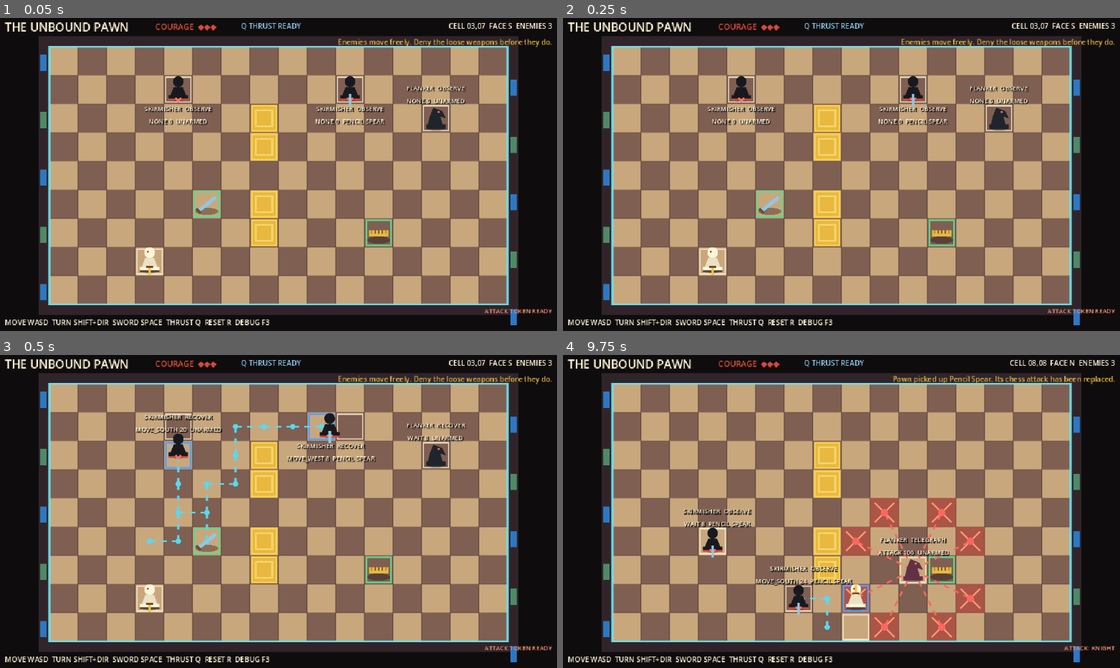
Above: before the commit, frames 1-4 (two rows, left to right).
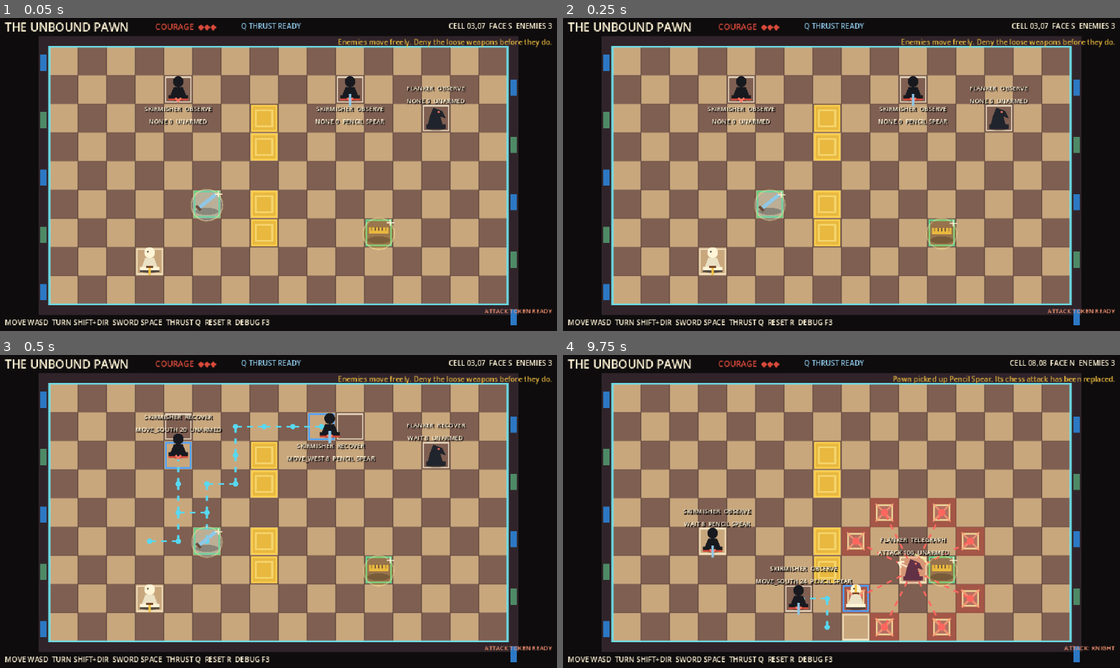
Above: after the commit, the same moments.

Repository: ThachCoder2k2/2d-hess-game-rpg
Game: Godot game, scene res://scenes/main.tscn
The game is run twice, just before and just after one commit, with the same random seed, the same clock (stepped at 60 frames per second) and the same inputs.
Inputs:
- Up to frame 1 (0.05 s): no input
- Up to frame 2 (0.25 s): no input
- Up to frame 3 (0.5 s): no input
- Up to frame 4 (9.75 s): hold D (move_right) 0.53-1.28 s; tap Space (attack) at 0.6, 1.35, 2.3, 2.85, 3.6, 4.55, 5.1, 5.85, 6.8, 7.35, 8.1, 9.05, 9.6 s; hold S (move_down) 1.28-2.03 s; hold D (move_right) 2.03-2.78 s; hold Shift (turn_mode) 2.03-2.78 s; hold W (move_up) 2.78-3.53 s; hold A (move_left) 3.53-5.03 s; tap Shift (turn_mode) at 4.35, 8.85 s; hold S (move_down) 5.03-5.78 s; hold D (move_right) 5.78-6.53 s; hold W (move_up) 6.53-7.28 s; hold Shift (turn_mode) 6.53-7.28 s; hold D (move_right) 7.28-8.03 s; hold S (move_down) 8.03-8.78 s; tap Enter at 8.75 s; hold A (move_left) 8.78-9.53 s; hold W (move_up) from 9.53 s (still down)

The runs differ from the first frame. In frame 1, 0.9% of the frame differs, in the area x 34-71%, y 54-75%; in frame 2, 0.7%; in frame 3, 0.7%; in frame 4, 1.2%, in the area x 50-76%, y 47-91%.

Commit message:
Improve enemy attack telegraph visuals

Diff:
--- a/scripts/actors/black_pawn.gd
+++ b/scripts/actors/black_pawn.gd
@@ -25,6 +25,7 @@
 	if state == State.TELEGRAPH:
 		fill = Color("#5a2025")
 	_draw_pixel_ellipse(Vector2(0, 9) + recoil, Vector2(10, 4), Color(0.05, 0.04, 0.05, 0.35))
+	_draw_attack_warning_aura()
 	draw_circle(Vector2(0, -9) + recoil, 6.0, fill)
 	draw_colored_polygon(PackedVector2Array([
 		Vector2(-5, -3) + recoil, Vector2(5, -3) + recoil,
--- a/scripts/actors/free_enemy.gd
+++ b/scripts/actors/free_enemy.gd
@@ -105,6 +105,8 @@
 	recoil = recoil.move_toward(Vector2.ZERO, delta * 70.0)
 	if flash_time > 0.0:
 		queue_redraw()
+	if state == State.TELEGRAPH:
+		queue_redraw()
 	_update_debug_label()
 	if target == null or not is_instance_valid(target) or state == State.DEFEATED or is_moving:
 		return
@@ -146,6 +148,35 @@
 
 func get_attack_recovery_time() -> float:
 	return weapon.recovery_time if weapon != null else unarmed_recovery_time
+
+
+func get_telegraph_progress() -> float:
+	if state != State.TELEGRAPH:
+		return 0.0
+	var duration := maxf(get_attack_telegraph_time(), 0.001)
+	return clampf(1.0 - state_time / duration, 0.0, 1.0)
+
+
+func _draw_attack_warning_aura() -> void:
+	if state != State.TELEGRAPH:
+		return
+	var progress := get_telegraph_progress()
+	var pulse := 0.5 + 0.5 * sin(Time.get_ticks_msec() / 1000.0 * TAU * 5.0)
+	var warning_color := Color("#ff665e", 0.20 + progress * 0.26 + pulse * 0.08)
+	var ring_color := Color("#fff2a8", 0.62 + progress * 0.30)
+	var radius := lerpf(15.0, 22.0, pulse)
+	draw_circle(recoil, radius, warning_color)
+	draw_arc(recoil, radius + 2.0, -PI / 2.0, -PI / 2.0 + TAU * progress, 24, ring_color, 2.4)
+
+	var aim := Vector2(facing)
+	if aim.length() <= 0.01:
+		return
+	aim = aim.normalized()
+	var side := Vector2(-aim.y, aim.x)
+	var tip := recoil + aim * (17.0 + progress * 5.0)
+	var base := recoil + aim * 6.0
+	draw_line(base, tip, Color("#fff4d6", 0.82), 2.0)
+	draw_polyline(PackedVector2Array([tip - aim * 5.0 + side * 4.0, tip, tip - aim * 5.0 - side * 4.0]), Color("#fff4d6", 0.9), 2.0)
 
 
 func get_cardinal_move_options() -> Array[Vector2i]:
--- a/scripts/actors/knight_enemy.gd
+++ b/scripts/actors/knight_enemy.gd
@@ -37,6 +37,7 @@
 	if state == State.TELEGRAPH:
 		fill = Color("#623146")
 	_draw_shadow()
+	_draw_attack_warning_aura()
 	var path := PackedVector2Array([
 		Vector2(-10, 10) + recoil,
 		Vector2(-7, -2) + recoil,
--- a/scripts/world/prototype_board.gd
+++ b/scripts/world/prototype_board.gd
@@ -8,6 +8,7 @@
 var impact_color := Color("#fff2a8")
 var debug_enabled := true
 var enemy_intents: Dictionary = {}
+var effect_time := 0.0
 
 
 func setup(world: GridWorld) -> void:
@@ -55,8 +56,11 @@
 
 
 func _process(delta: float) -> void:
+	effect_time += delta
 	if impact_time > 0.0:
 		impact_time = maxf(0.0, impact_time - delta)
+		queue_redraw()
+	if not telegraphs.is_empty():
 		queue_redraw()
 	if debug_enabled and not enemy_intents.is_empty():
 		queue_redraw()
@@ -83,12 +87,12 @@
 	for source in telegraphs:
 		if not is_instance_valid(source):
 			continue
+		var progress := 0.0
+		if source.has_method("get_telegraph_progress"):
+			progress = source.get_telegraph_progress()
 		for cell: Vector2i in telegraphs[source]:
 			if grid_world.is_inside(cell):
-				var rect := Rect2(origin + Vector2(cell * size), Vector2.ONE * size)
-				draw_rect(rect, Color("#d84a3a", 0.48))
-				draw_line(rect.position + Vector2(5, 5), rect.end - Vector2(5, 5), Color("#ff9a75"), 2.0)
-				draw_line(rect.position + Vector2(size - 5, 5), rect.position + Vector2(5, size - 5), Color("#ff9a75"), 2.0)
+				_draw_danger_cell(origin, size, cell, progress)
 
 	if impact_time > 0.0:
 		for cell in impact_cells:
@@ -98,6 +102,24 @@
 	if debug_enabled:
 		_draw_debug_layer(origin, size)
 	_draw_playground_border(origin, size)
+
+
+func _draw_danger_cell(origin: Vector2, size: int, cell: Vector2i, progress: float) -> void:
+	var rect := Rect2(origin + Vector2(cell * size), Vector2.ONE * size)
+	var pulse := 0.5 + 0.5 * sin(effect_time * TAU * 4.0)
+	var warning_alpha := lerpf(0.30, 0.68, progress) + pulse * 0.08
+	draw_rect(rect, Color("#d84a3a", warning_alpha))
+
+	var inset := lerpf(8.0, 2.0, progress) + pulse * 1.5
+	var inner := rect.grow(-inset)
+	draw_rect(inner, Color("#ffefe0", 0.14 + progress * 0.14))
+	draw_rect(inner, Color("#fff2a8", 0.72 + progress * 0.24), false, 2.0)
+
+	var center := rect.get_center()
+	var slash_color := Color("#ff9a75", 0.74 + progress * 0.22)
+	draw_line(rect.position + Vector2(6, 6), rect.end - Vector2(6, 6), slash_color, 2.0 + progress)
+	draw_line(rect.position + Vector2(size - 6, 6), rect.position + Vector2(6, size - 6), slash_color, 2.0 + progress)
+	draw_circle(center, 2.0 + progress * 3.0 + pulse * 1.5, Color("#fff4d6", 0.55 + progress * 0.32))
 
 
 func _draw_debug_layer(origin: Vector2, size: int) -> void:
--- a/scripts/world/weapon_pickup.gd
+++ b/scripts/world/weapon_pickup.gd
@@ -6,6 +6,7 @@
 var grid_world: GridWorld
 var current_cell := Vector2i.ZERO
 var weapon: EnemyWeapon
+var visual_time := 0.0
 
 
 func setup(world: GridWorld, cell: Vector2i, item: EnemyWeapon) -> bool:
@@ -35,17 +36,36 @@
 		grid_world.unregister_item(self)
 
 
+func _process(delta: float) -> void:
+	visual_time += delta
+	queue_redraw()
+
+
 func _draw() -> void:
 	if weapon == null:
 		return
+	var pulse := 0.5 + 0.5 * sin(visual_time * TAU * 2.0)
+	var bob := Vector2(0.0, -1.5 - pulse * 2.0)
 	_draw_shadow()
+	_draw_glow(pulse)
 	if weapon.shape == EnemyWeapon.Shape.LINE:
-		draw_line(Vector2(-10, 8), Vector2(10, -8), weapon.color, 4.0)
-		draw_line(Vector2(-12, 5), Vector2(-7, 10), Color("#6b4f3c"), 3.0)
+		draw_line(Vector2(-10, 8) + bob, Vector2(10, -8) + bob, weapon.color, 4.0)
+		draw_line(Vector2(-12, 5) + bob, Vector2(-7, 10) + bob, Color("#6b4f3c"), 3.0)
 	else:
-		draw_rect(Rect2(-11, -3, 22, 7), weapon.color)
+		draw_rect(Rect2(Vector2(-11, -3) + bob, Vector2(22, 7)), weapon.color)
 		for x in range(-8, 10, 4):
-			draw_line(Vector2(x, -3), Vector2(x, 1), Color("#6b4f3c"), 1.0)
+			draw_line(Vector2(x, -3) + bob, Vector2(x, 1) + bob, Color("#6b4f3c"), 1.0)
+
+	var sparkle_color := Color("#fff4d6", 0.70 + pulse * 0.25)
+	draw_line(Vector2(13, -12) + bob, Vector2(13, -5) + bob, sparkle_color, 1.2)
+	draw_line(Vector2(9, -8) + bob, Vector2(17, -8) + bob, sparkle_color, 1.2)
+
+
+func _draw_glow(pulse: float) -> void:
+	var glow := weapon.color
+	glow.a = 0.18 + pulse * 0.10
+	draw_circle(Vector2(0, 1), 15.0 + pulse * 3.0, glow)
+	draw_arc(Vector2(0, 1), 16.0 + pulse * 2.0, 0.0, TAU, 24, Color("#fff2a8", 0.28 + pulse * 0.18), 1.5)
 
 
 func _draw_shadow() -> void:
